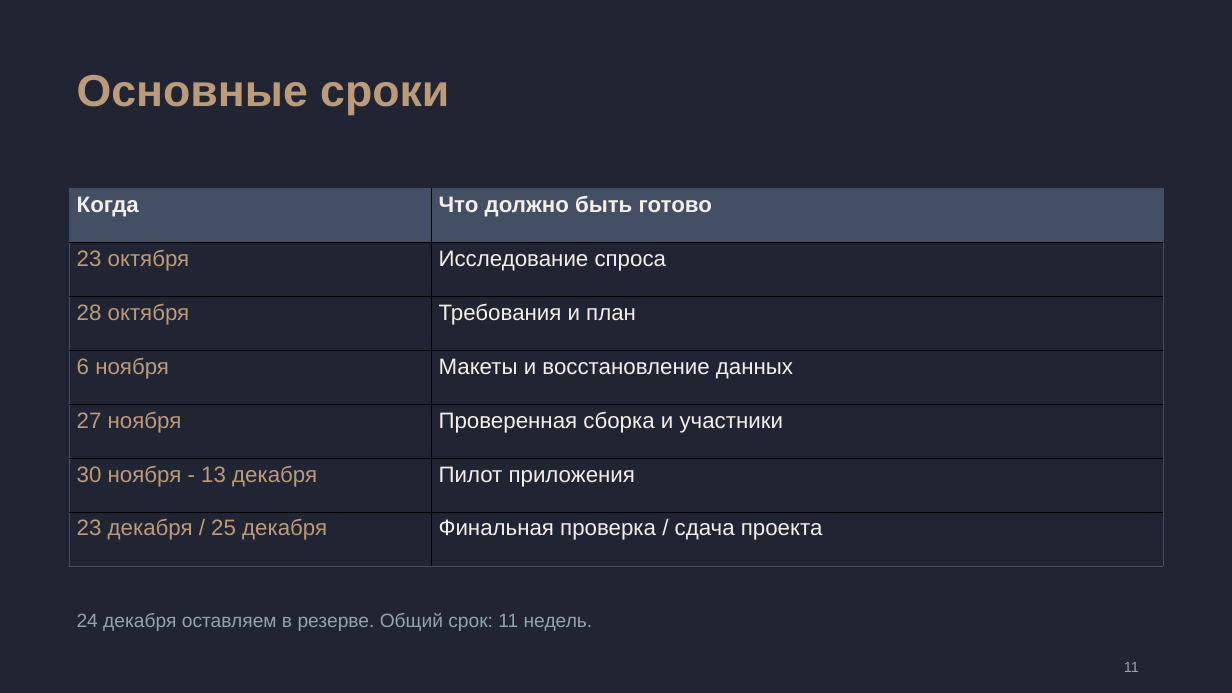
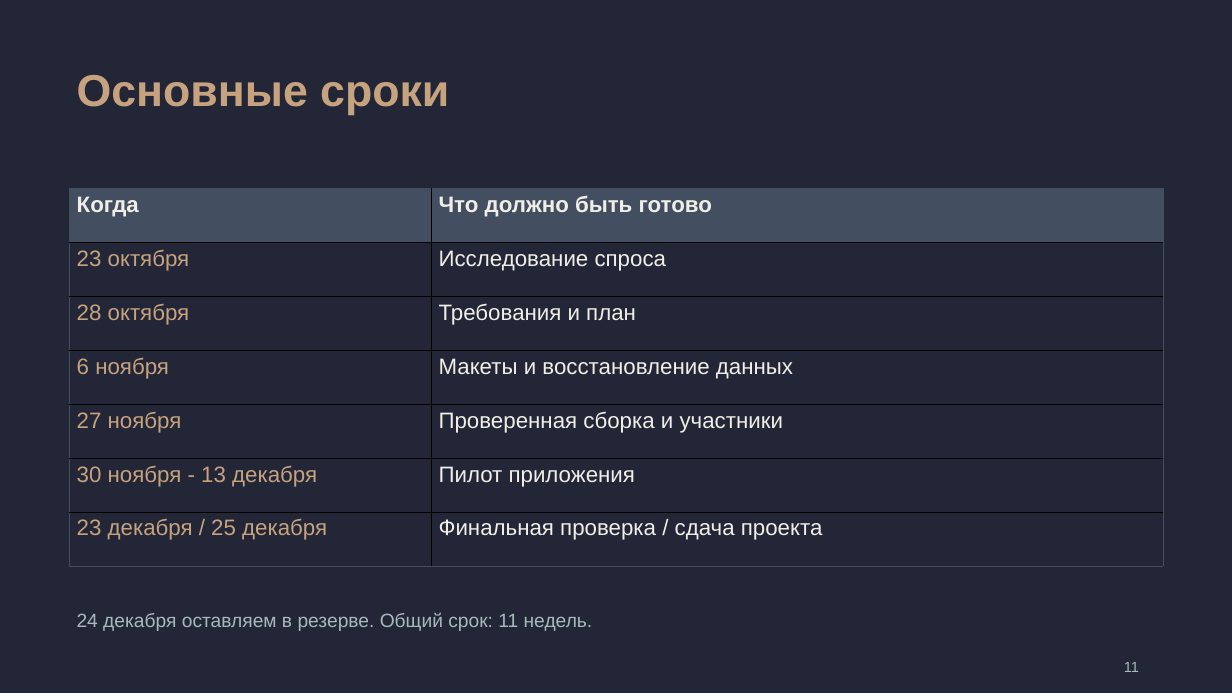
Before and after one commit to kartaamigo/RE-FORM-LIFE, a slide deck: slide 11 of docs/project-plan/RE_FORM_LIFE_simple.pptx. Drawn at 1232x693 pixels with LibreOffice and Linux fonts; fonts in the diff are those of the drawing. Boxes give left, top, right and bottom in pixels: in the first picture for what was removed or moved away, otherwise in the second. Text is boxed around its words. In the diff, an @@ line names an element or a change of style, - is before the commit and + after.

Commit message:
docs: match simplified deck colors to reference presentation

```diff
--- a/docs/project-plan/RE_FORM_LIFE_simple.pptx
+++ b/docs/project-plan/RE_FORM_LIFE_simple.pptx
@@ background #202433 to #222636 @@
@@ text "24 декабря оставляем в резерве. ..." at bbox=[77, 613, 593, 631]: text colour #93A4AA to #A9B8BC @@
@@ text "11" at bbox=[1124, 662, 1139, 672]: text colour #93A4AA to #A9B8BC @@
```
Also in this commit, not shown: 16 other slides changed, 1 other file.
